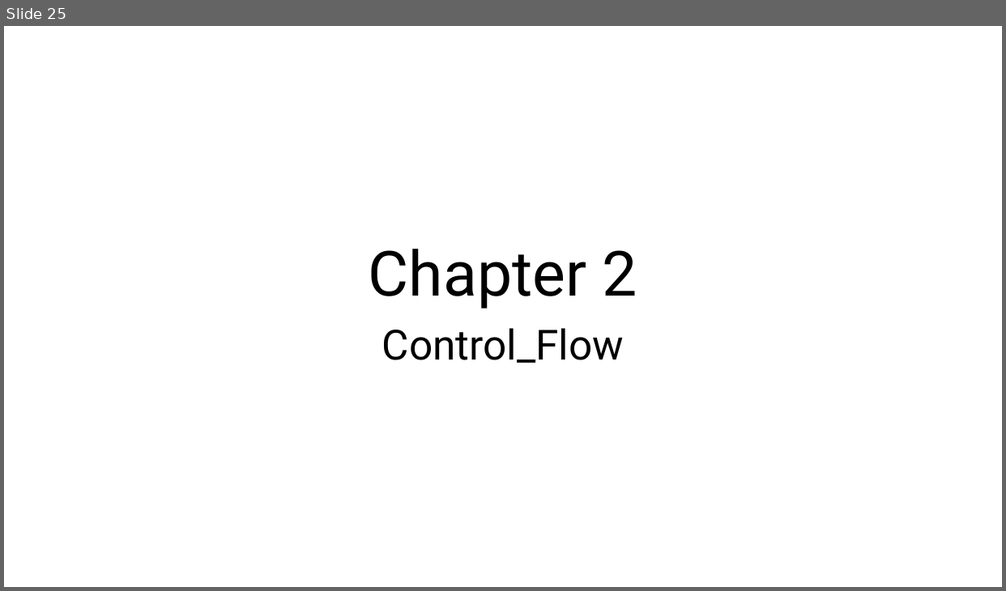
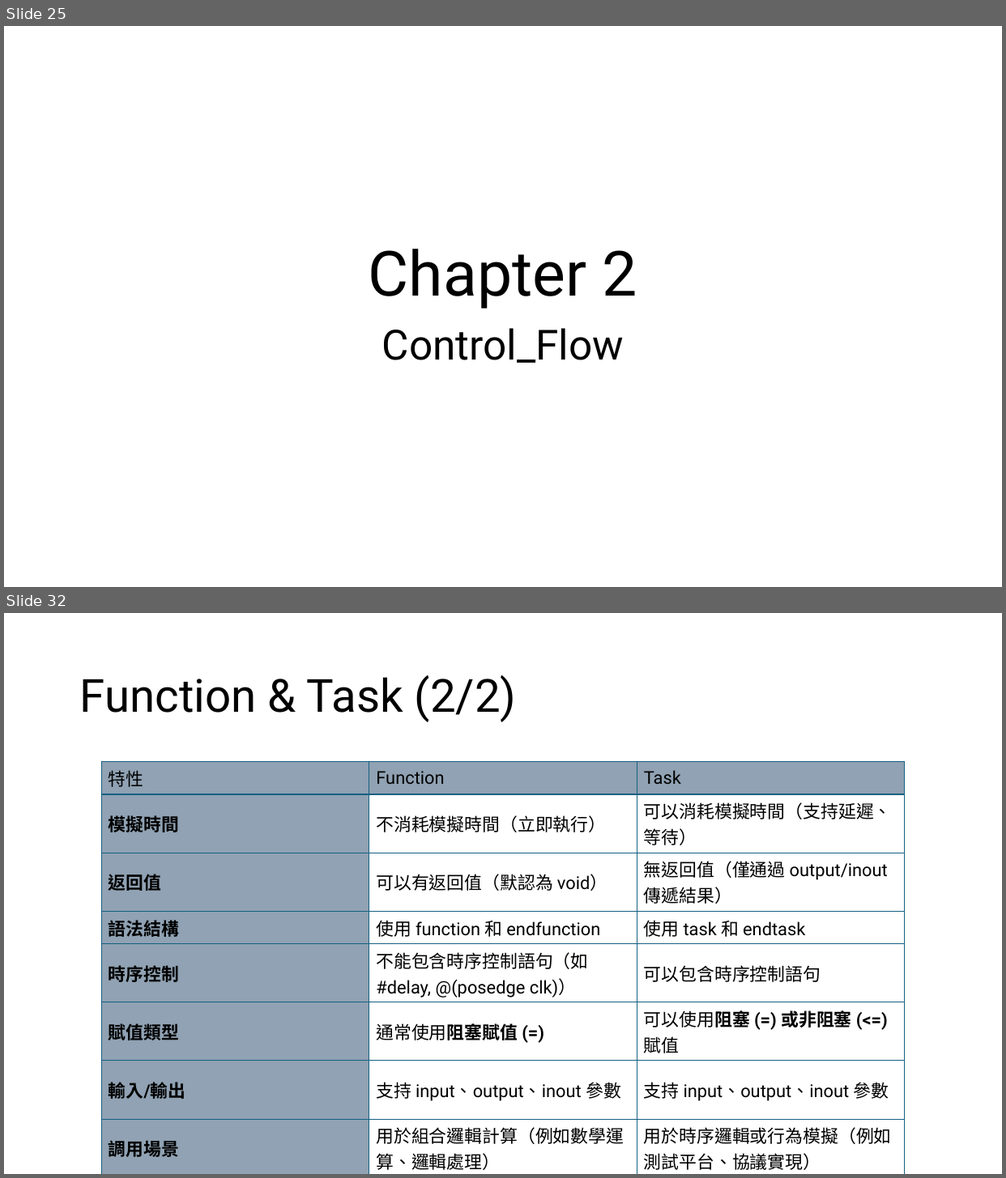
Before and after one commit to s9001055/DV_learning, a slide deck: SystemVerilog_語法學習.pptx. Shown one above the other, each under a label of ours: slide 25 before the commit, slides 25 and 32 after it; the slides between them are not shown. The pictures are 1006x591 and 1006x1178 pixels, drawn with LibreOffice and Linux fonts; fonts in the diff are those of the drawing. Boxes give left, top, right and bottom in pixels: in the first picture for what was removed or moved away, otherwise in the second. Text is boxed around its words. In the diff, an @@ line names an element or a change of style, - is before the commit and + after.

```diff
--- a/SystemVerilog_語法學習.pptx
+++ b/SystemVerilog_語法學習.pptx
@@ slide 32 added at bbox=[4, 613, 1002, 1174], background #FFFFFF @@
@@ title added at bbox=[80, 675, 517, 722], 44 pt, text #000000 @@
+Function & Task (2/2)
@@ table added at bbox=[101, 762, 906, 1174], 9 rows, 3 columns @@
+特性 | Function | Task
+模擬時間 | 不消耗模擬時間（立即執行） | 可以消耗模擬時間（支持延遲、等待）
+返回值 | 可以有返回值（默認為 void） | 無返回值（僅通過 output/inout 傳遞結果）
+語法結構 | 使用 function 和 endfunction | 使用 task 和 endtask
+時序控制 | 不能包含時序控制語句（如 #delay, @(posedge clk)） | 可以包含時序控制語句
+賦值類型 | 通常使用阻塞賦值 (=) | 可以使用阻塞 (=) 或非阻塞 (<=) 賦值
+輸入/輸出 | 支持 input、output、inout 參數 | 支持 input、output、inout 參數
+調用場景 | 用於組合邏輯計算（例如數學運算、邏輯處理） | 用於時序邏輯或行為模擬（例如測試平台、協議實現）
+執行範圍 | 必須在單個模擬時間步內完成 | 可以跨多個模擬時間步執行
```
Also in this commit, not shown: 1 slide changed, 5 other slides added, 5 other files.
